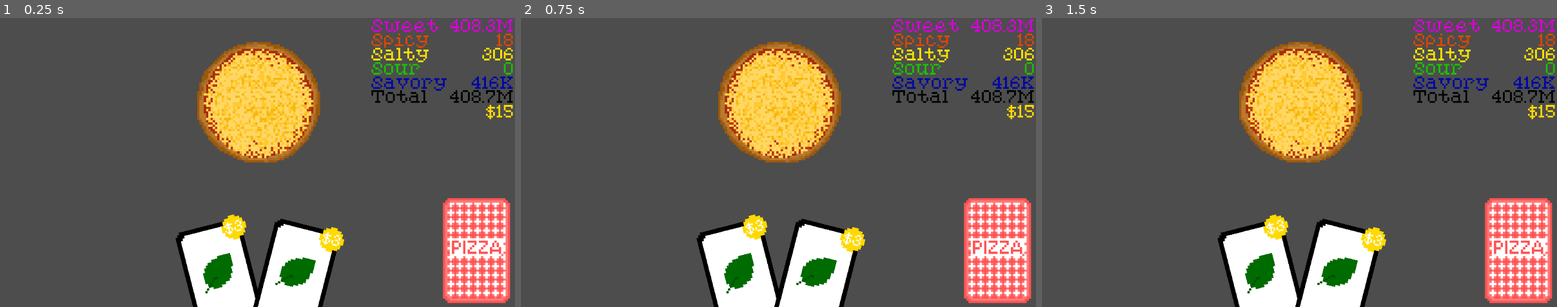
Above: before the commit, frames 1-3 (left to right).
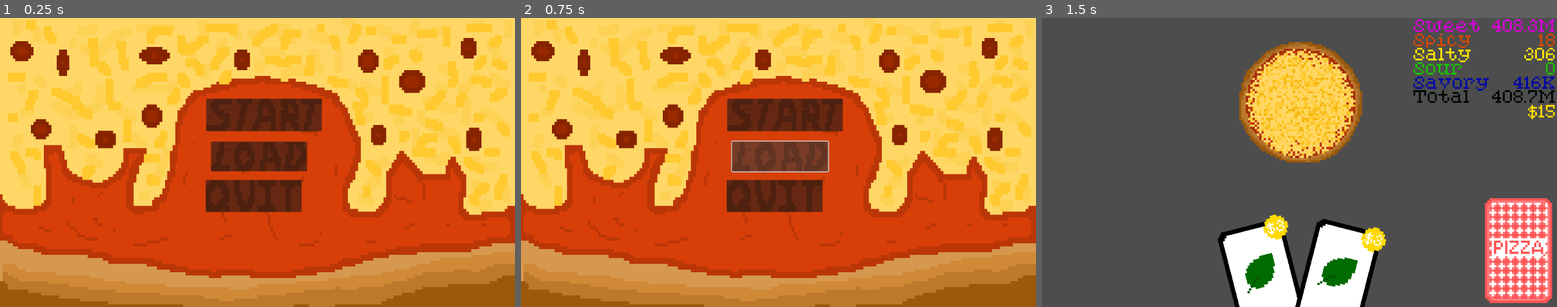
Above: after the commit, the same moments.

Repository: bstrong5923/Pizzatro
Game: Godot game, scene res://Scenes/title_screen.tscn
The game is run twice, just before and just after one commit, with the same random seed, the same clock (stepped at 60 frames per second) and the same inputs. Before the commit the project starts from res://Scenes/Game.tscn.
Inputs (mouse positions are in pixels of both pictures, inside the frame that each line leads up to):
- Up to frame 1 (0.25 s): no input
- Up to frame 2 (0.75 s): click (778, 156) at 0.52 s
- Up to frame 3 (1.5 s): click (1304, 116) at 1.27 s

The runs differ from the first frame. In frame 1, 99% of the frame differs, in the area x 0-100%, y 0-100%; in frame 2, 99%; in frame 3, nothing differs.

Commit message:
title screen added
lucian fix the darkness ts

Diff:
--- /dev/null
+++ b/Scenes/title_screen.gd
@@ -0,0 +1,19 @@
+extends Node2D
+
+
+
+
+
+func _on_start_button_pressed() -> void:
+	print("playing")
+	get_tree().change_scene_to_file("res://scenes/game.tscn")
+
+
+func _on_load_button_pressed() -> void:
+	print("you cant load yet bro")
+	pass # Replace with function body.
+
+
+func _on_quit_button_pressed() -> void:
+	print("quitting")
+	get_tree().quit()
--- /dev/null
+++ b/Scenes/title_screen.tscn
@@ -0,0 +1,37 @@
+[gd_scene load_steps=3 format=3 uid="uid://pmtdc5lwg4ng"]
+
+[ext_resource type="Script" uid="uid://c3f5svwhm42im" path="res://Scenes/title_screen.gd" id="1_klylv"]
+[ext_resource type="Texture2D" uid="uid://dhyrbs6aaa68j" path="res://Assets/Sprites/titlescreen.png" id="2_p3fck"]
+
+[node name="TitleScreen" type="Node2D"]
+script = ExtResource("1_klylv")
+
+[node name="start_button" type="Button" parent="."]
+top_level = true
+offset_left = 461.0
+offset_top = 181.0
+offset_right = 720.0
+offset_bottom = 254.0
+
+[node name="load_button" type="Button" parent="."]
+top_level = true
+offset_left = 472.0
+offset_top = 277.0
+offset_right = 687.0
+offset_bottom = 344.0
+
+[node name="quit_button" type="Button" parent="."]
+top_level = true
+offset_left = 460.0
+offset_top = 363.0
+offset_right = 675.0
+offset_bottom = 435.0
+
+[node name="Sprite2D" type="Sprite2D" parent="."]
+position = Vector2(576.25, 323.99997)
+scale = Vector2(5.7625003, 6.48)
+texture = ExtResource("2_p3fck")
+
+[connection signal="pressed" from="start_button" to="." method="_on_start_button_pressed"]
+[connection signal="pressed" from="load_button" to="." method="_on_load_button_pressed"]
+[connection signal="pressed" from="quit_button" to="." method="_on_quit_button_pressed"]
--- a/project.godot
+++ b/project.godot
@@ -11,7 +11,7 @@
 [application]
 
 config/name="Pizzatro"
-run/main_scene="uid://b1wv8w4eqxgld"
+run/main_scene="uid://pmtdc5lwg4ng"
 config/features=PackedStringArray("4.5", "Forward Plus")
 config/icon="res://icon.svg"
 
Binary file added: Assets/Sprites/titlescreen.png
Not shown, added: Assets/Sprites/titlescreen.png.import
Not shown, added: Scenes/title_screen.gd.uid
